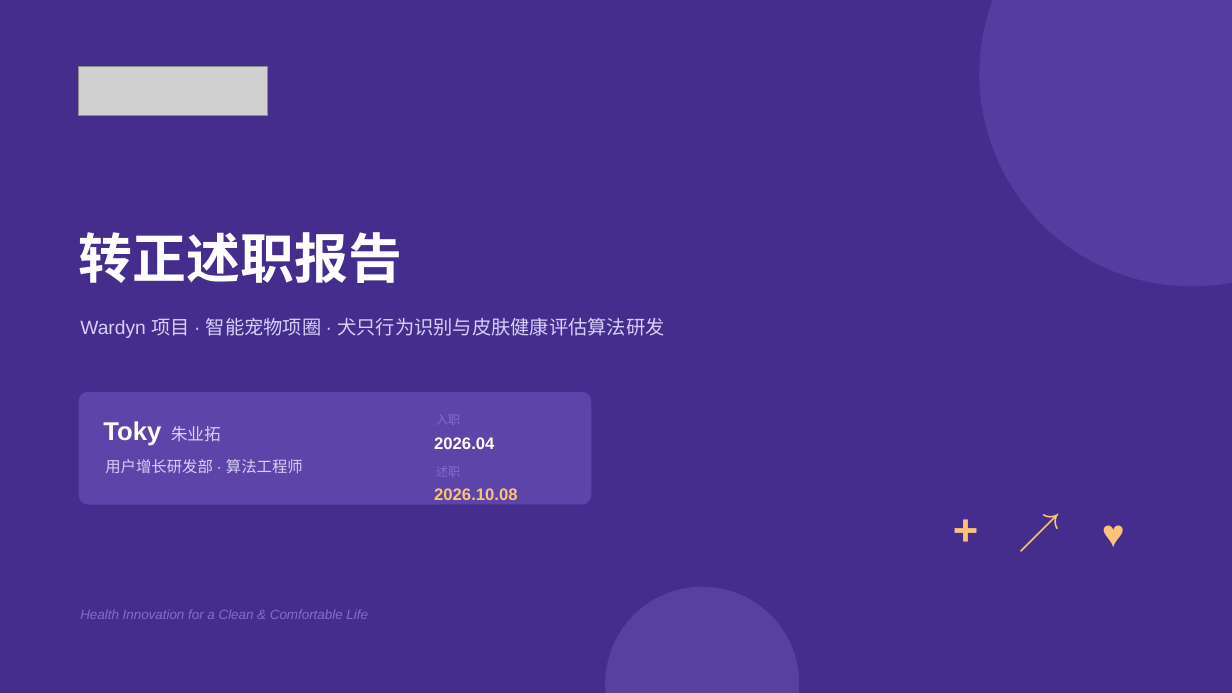
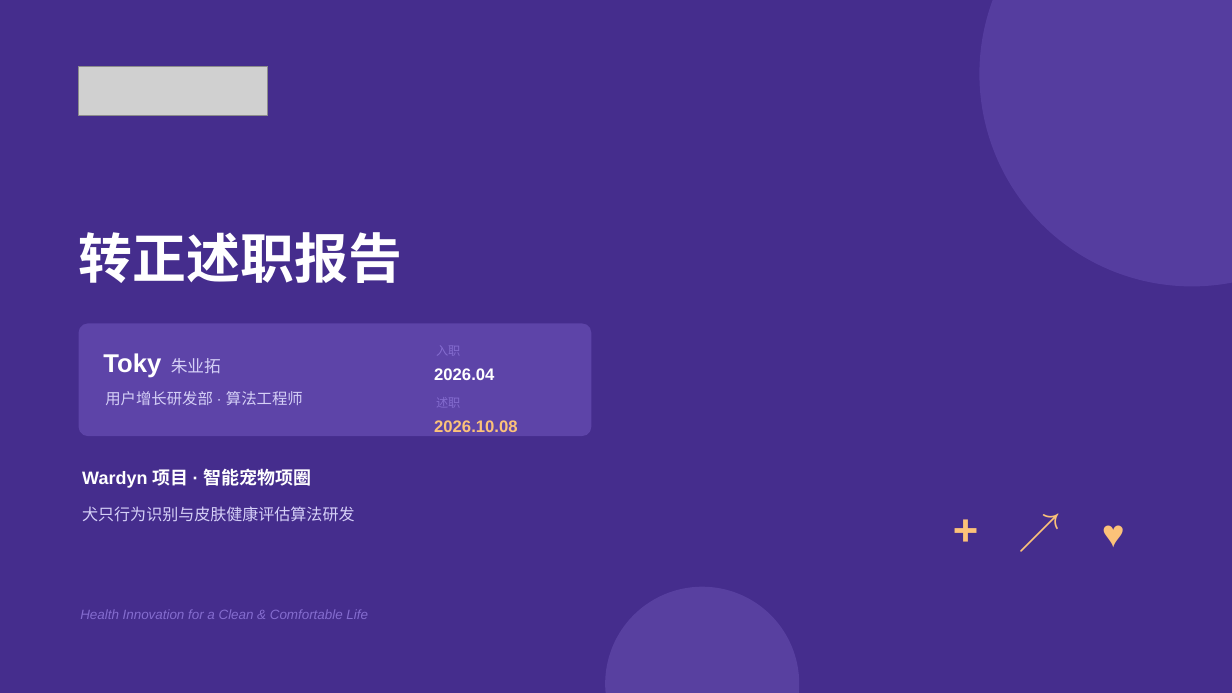
Before and after one commit to zhuyetuo/workplace_soft_skills, a slide deck: slide 1 of 转正述职/转正述职报告-Toky.pptx. Drawn at 1232x693 pixels with LibreOffice and Linux fonts; fonts in the diff are those of the drawing; grey boxes stand for pictures. Boxes give left, top, right and bottom in pixels: in the first picture for what was removed or moved away, otherwise in the second. Text is boxed around its words. In the diff, an @@ line names an element or a change of style, - is before the commit and + after.

```diff
--- a/转正述职/转正述职报告-Toky.pptx
+++ b/转正述职/转正述职报告-Toky.pptx
@@ 6 texts, 1 rounded rectangle moved together from (x1=79, y1=392, x2=592, y2=505) to (x1=79, y1=323, x2=592, y2=436) @@
@@ text added at (x1=82, y1=469, x2=312, y2=488), 14 pt, text #FFFFFF, bold @@
+Wardyn 项目 · 智能宠物项圈
@@ text at (x1=82, y1=506, x2=354, y2=522): text changed; size 15 to 12.5 pt @@
-Wardyn 项目 · 智能宠物项圈 · 犬只行为识别与皮肤健康评估算法研发
+犬只行为识别与皮肤健康评估算法研发
```
Also in this commit, not shown: 1 other slide changed, 1 other file.
